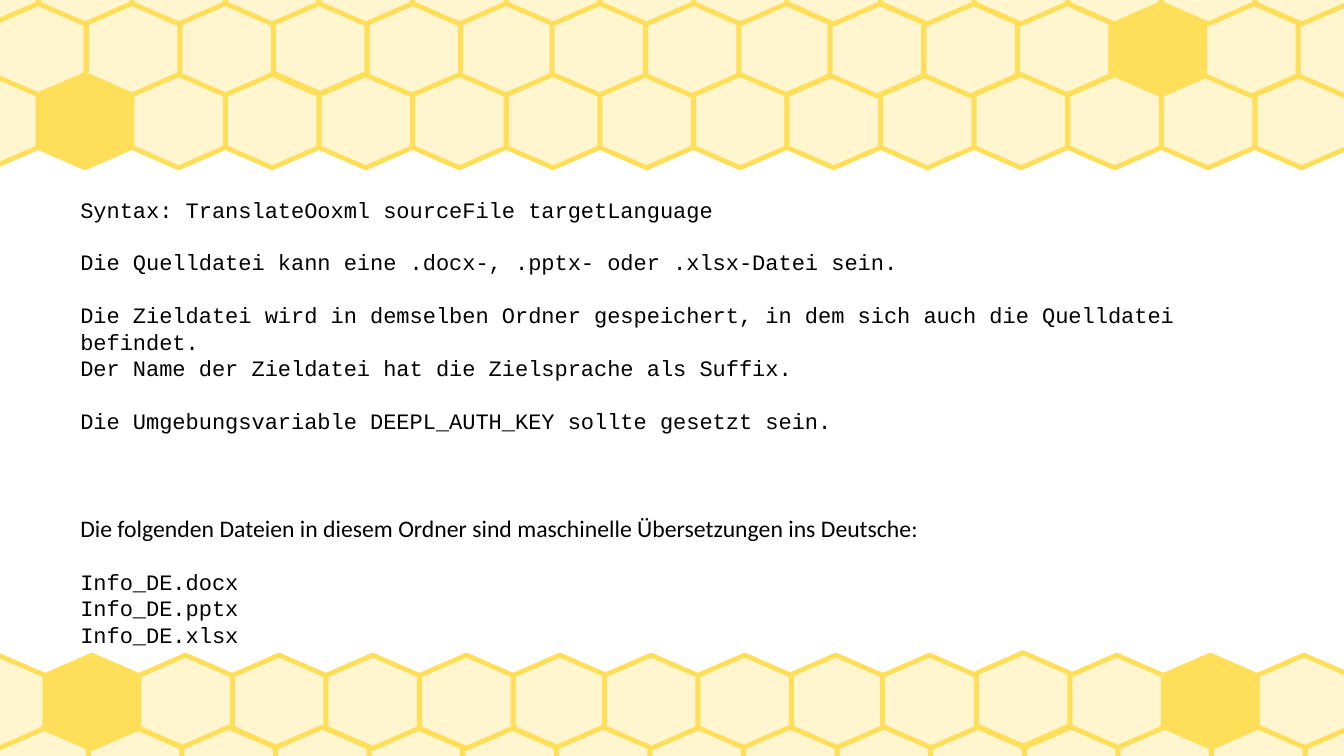
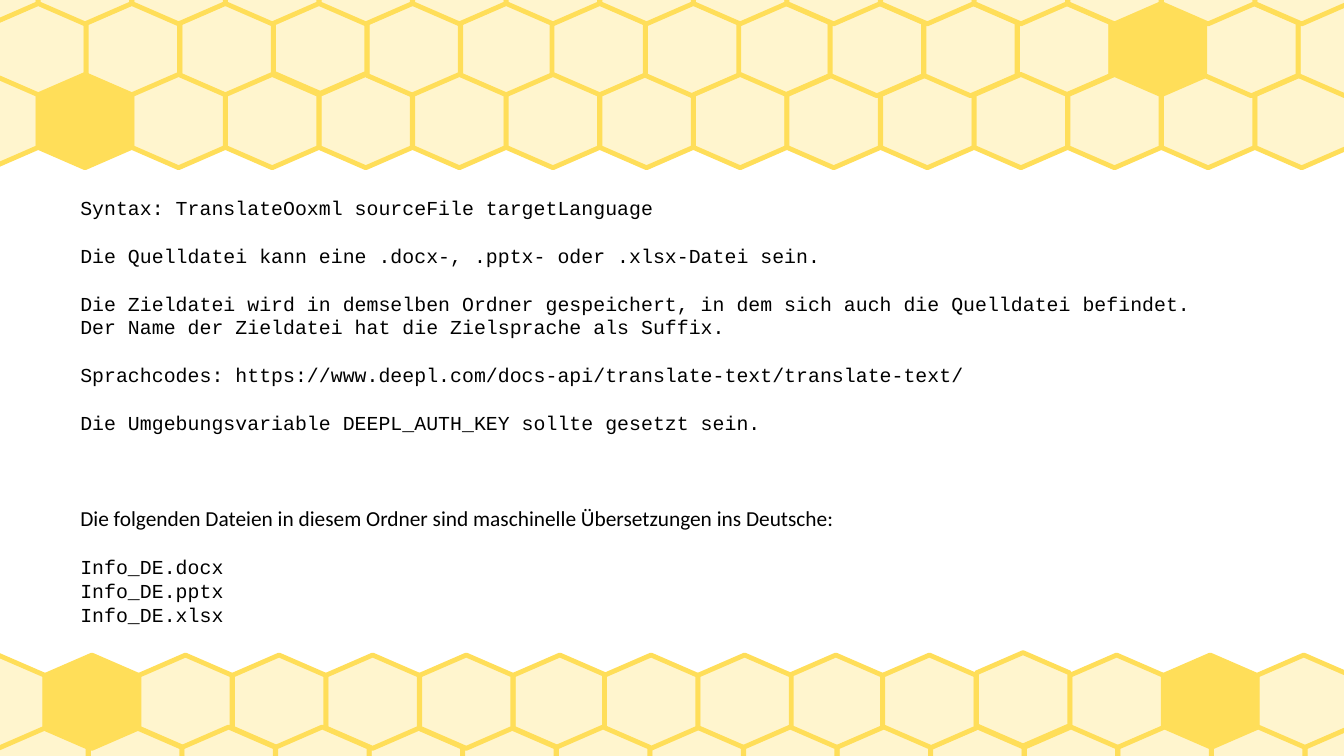
Before and after one commit to IgorIgnatyuk/TranslateOoxml, a slide deck: slide 2 of Info_DE.pptx. Drawn at 1344x756 pixels with LibreOffice and Linux fonts; fonts in the diff are those of the drawing. Boxes give left, top, right and bottom in pixels: in the first picture for what was removed or moved away, otherwise in the second. Text is boxed around its words. In the diff, an @@ line names an element or a change of style, - is before the commit and + after.

Commit message:
Add language code information to the help

```diff
--- a/Info_DE.pptx
+++ b/Info_DE.pptx
@@ text at (80,201,1190,624): size 13 to 11.7 pt in "Syntax: TranslateOoxml sourceFile targetLanguage", "Die Quelldatei kann eine .docx-, .pptx- oder ...", "Die Zieldatei wird in demselben Ordner gespeichert, ...", "Der Name der Zieldatei hat die Zielsprache ..." and 4 more places; size 14 to 12.6 pt in "Die folgenden Dateien in diesem Ordner sind ..." @@
@@ text at (80,368,963,386): paragraph added @@
+Sprachcodes: https://www.deepl.com/docs-api/translate-text/translate-text/
```
Also in this commit, not shown: 1 other slide changed, 6 other files.
